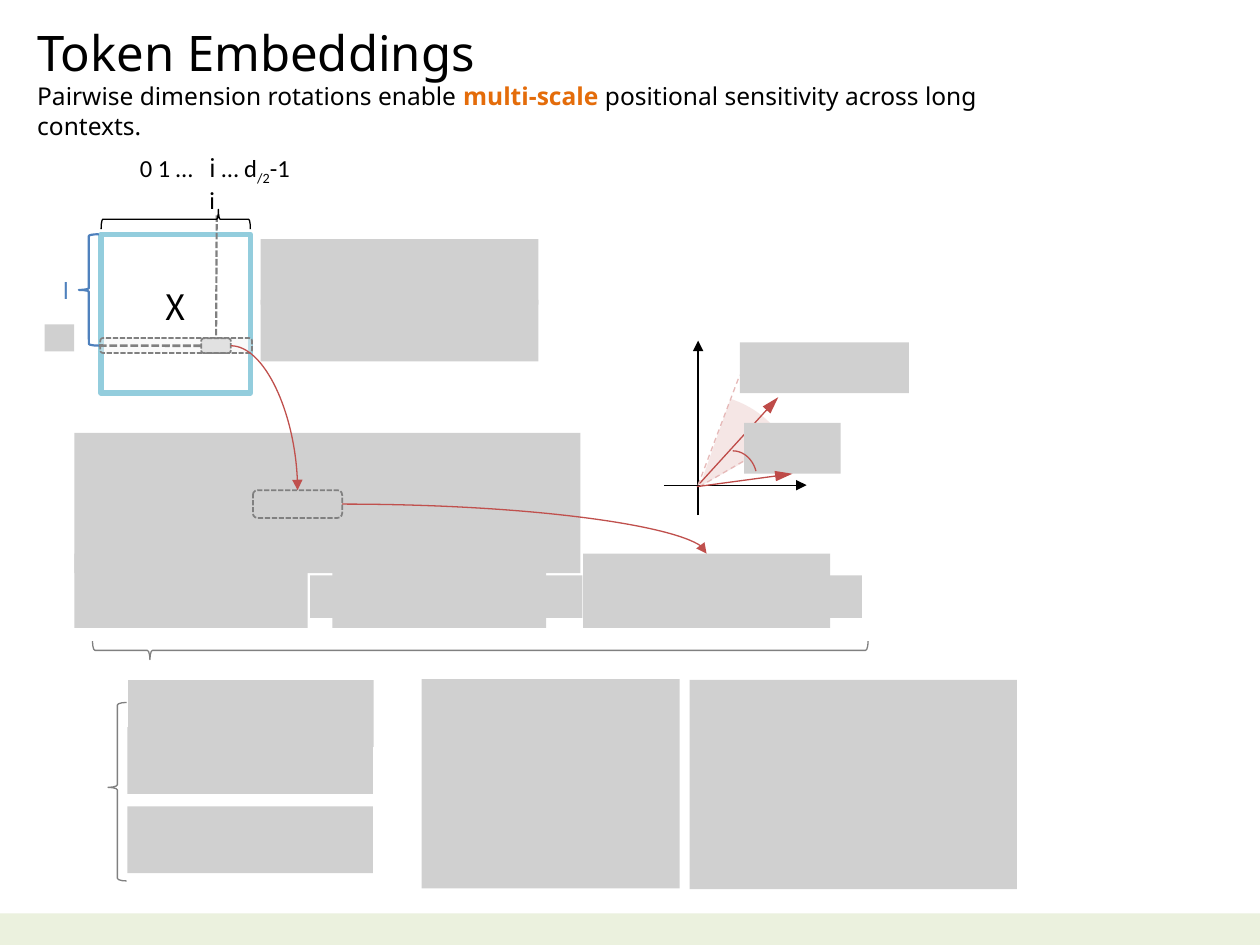
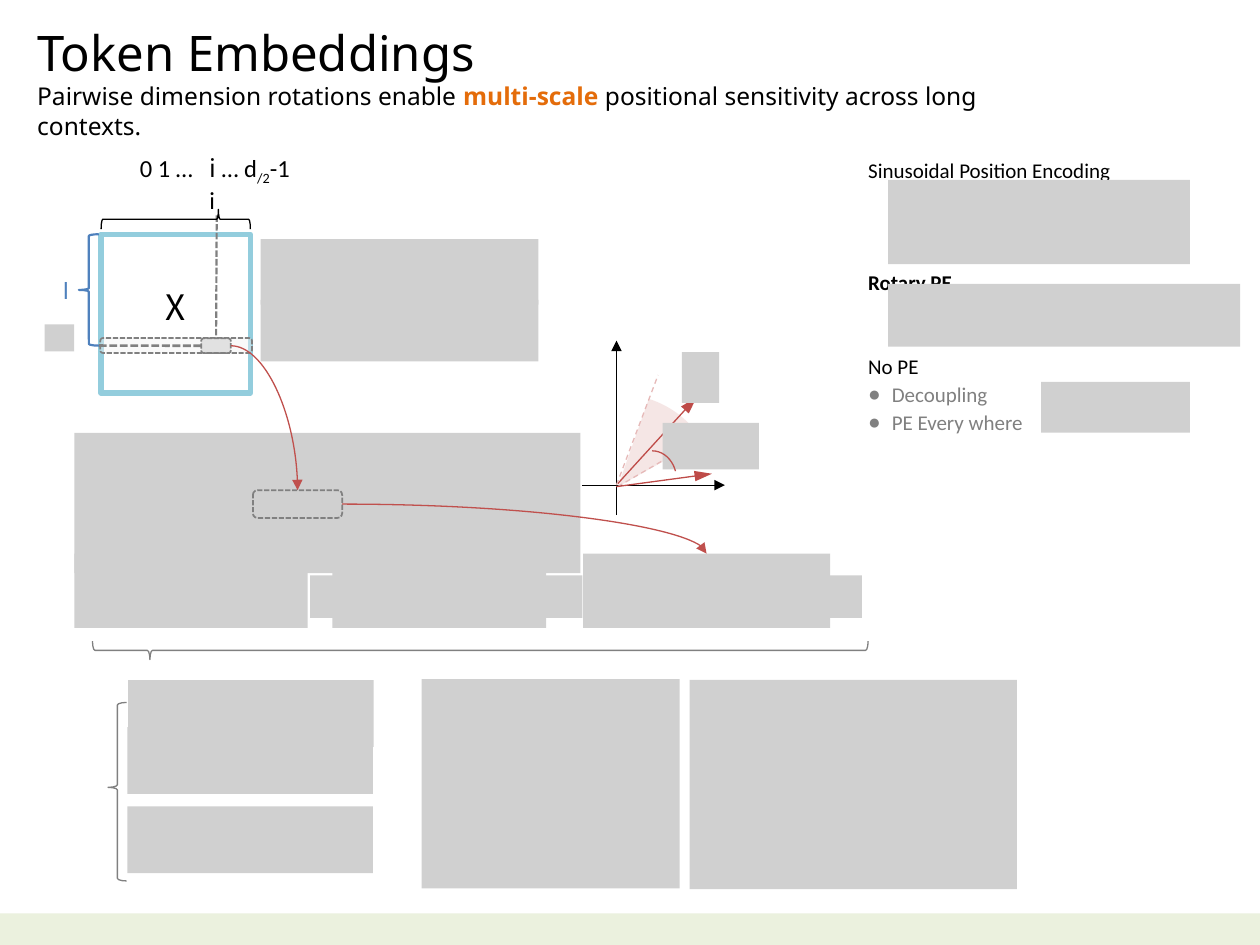
Before and after one commit to navibator/crazy-ai, a slide deck: slide 14 of ai-gemma.pptx (slide 16 before the commit). Drawn at 1260x945 pixels with LibreOffice and Linux fonts; fonts in the diff are those of the drawing; grey boxes stand for pictures; background and template pictures are left out. Boxes give left, top, right and bottom in pixels: in the first picture for what was removed or moved away, otherwise in the second. Text is boxed around its words. In the diff, an @@ line names an element or a change of style, - is before the commit and + after.

```diff
--- a/ai-gemma.pptx
+++ b/ai-gemma.pptx
@@ group added at (868, 163, 1241, 434): 3 pictures, 1 text @@
+Sinusoidal Position Encoding
+Rotary PE
+No PE
+● Decoupling
+● PE Every where
@@ picture added at (682, 352, 719, 402) @@
@@ picture removed at (740, 343, 908, 393) @@
@@ 4 arrows, 2 lines, 1 arc (boxed as its full ellipse), 1 pie slice (boxed as its full ellipse): place and size @@
-4 arrows, 2 lines, 1 arc (boxed as its full ellipse), 1 pie slice (boxed as its full ellipse) at (602, 340, 808, 580)
+4 arrows, 2 lines, 1 arc (boxed as its full ellipse), 1 pie slice (boxed as its full ellipse) at (520, 340, 726, 580)
@@ picture added at (663, 423, 760, 470) @@
@@ picture removed at (745, 423, 842, 474) @@
```
Also in this commit, not shown: 5 other slides changed, 1 slide added, 3 slides removed, 1 other file.
